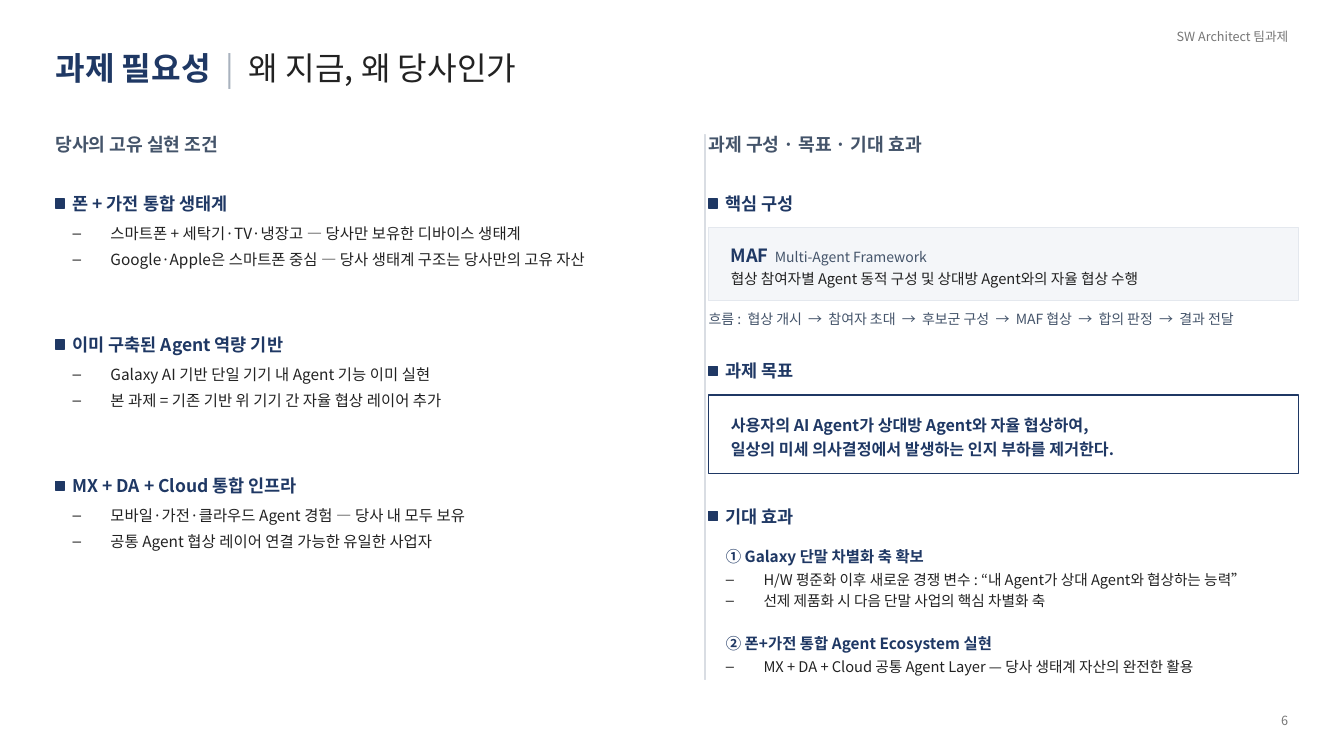
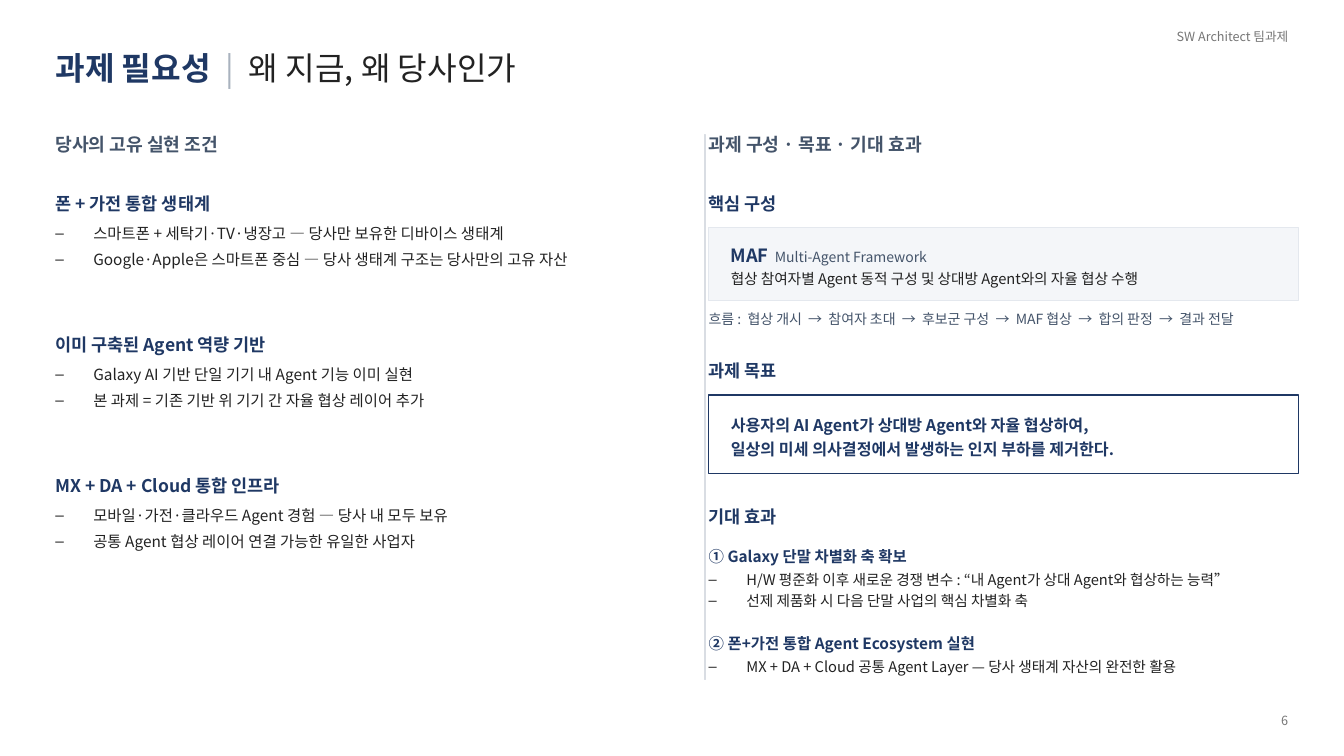
Before and after one commit to byeol07-mom/architect-teamproject, a slide deck: slide 3 of docs/slides/과제배경-정정본.pptx. Drawn at 1344x756 pixels with LibreOffice and Linux fonts; fonts in the diff are those of the drawing. Boxes give left, top, right and bottom in pixels: in the first picture for what was removed or moved away, otherwise in the second. Text is boxed around its words. In the diff, an @@ line names an element or a change of style, - is before the commit and + after.

```diff
--- a/docs/slides/과제배경-정정본.pptx
+++ b/docs/slides/과제배경-정정본.pptx
@@ text "폰 + 가전 통합 생태계" moved from (x1=73, y1=195, x2=227, y2=212) to (x1=55, y1=195, x2=210, y2=212) @@
@@ rectangle removed at (x1=55, y1=200, x2=65, y2=209) @@
@@ text "핵심 구성" moved from (x1=726, y1=195, x2=794, y2=212) to (x1=709, y1=195, x2=777, y2=212) @@
@@ rectangle removed at (x1=709, y1=200, x2=718, y2=209) @@
@@ text "스마트폰 + 세탁기·TV·냉장고 — 당사만 ..." moved from (x1=110, y1=226, x2=584, y2=269) to (x1=93, y1=226, x2=567, y2=269) @@
@@ text "이미 구축된 Agent 역량 기반" moved from (x1=73, y1=336, x2=283, y2=356) to (x1=55, y1=336, x2=266, y2=356) @@
@@ rectangle removed at (x1=55, y1=341, x2=65, y2=350) @@
@@ text "과제 목표" moved from (x1=726, y1=362, x2=794, y2=379) to (x1=709, y1=362, x2=777, y2=379) @@
@@ text "Galaxy AI 기반 단일 기기 ..." moved from (x1=110, y1=367, x2=441, y2=408) to (x1=93, y1=367, x2=424, y2=408) @@
@@ rectangle removed at (x1=709, y1=366, x2=718, y2=375) @@
@@ text "MX + DA + Cloud ..." moved from (x1=73, y1=477, x2=297, y2=494) to (x1=55, y1=477, x2=280, y2=494) @@
@@ text "모바일·가전·클라우드 Agent 경험 — 당사 ..." moved from (x1=110, y1=508, x2=465, y2=551) to (x1=93, y1=508, x2=447, y2=551) @@
@@ rectangle removed at (x1=55, y1=482, x2=65, y2=491) @@
@@ text "기대 효과" moved from (x1=726, y1=508, x2=794, y2=525) to (x1=709, y1=508, x2=777, y2=525) @@
@@ rectangle removed at (x1=709, y1=512, x2=718, y2=521) @@
@@ text "① Galaxy 단말 차별화 축 ..." moved from (x1=726, y1=549, x2=924, y2=566) to (x1=709, y1=549, x2=906, y2=566) @@
@@ text "H/W 평준화 이후 새로운 경쟁 ..." moved from (x1=764, y1=572, x2=1246, y2=607) to (x1=746, y1=572, x2=1229, y2=607) @@
@@ text "② 폰+가전 통합 Agent Ecosystem ..." moved from (x1=726, y1=636, x2=992, y2=653) to (x1=709, y1=636, x2=975, y2=653) @@
@@ text "MX + DA + Cloud ..." moved from (x1=764, y1=660, x2=1193, y2=676) to (x1=746, y1=660, x2=1176, y2=676) @@
```
Also in this commit, not shown: 2 other slides changed, 1 other file.
